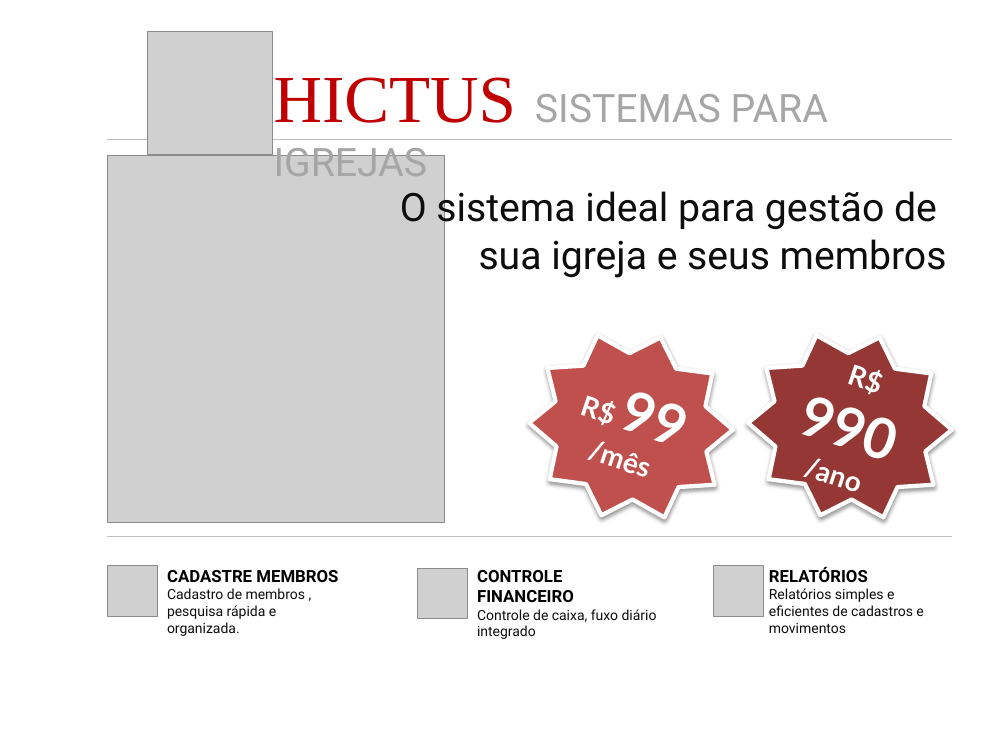
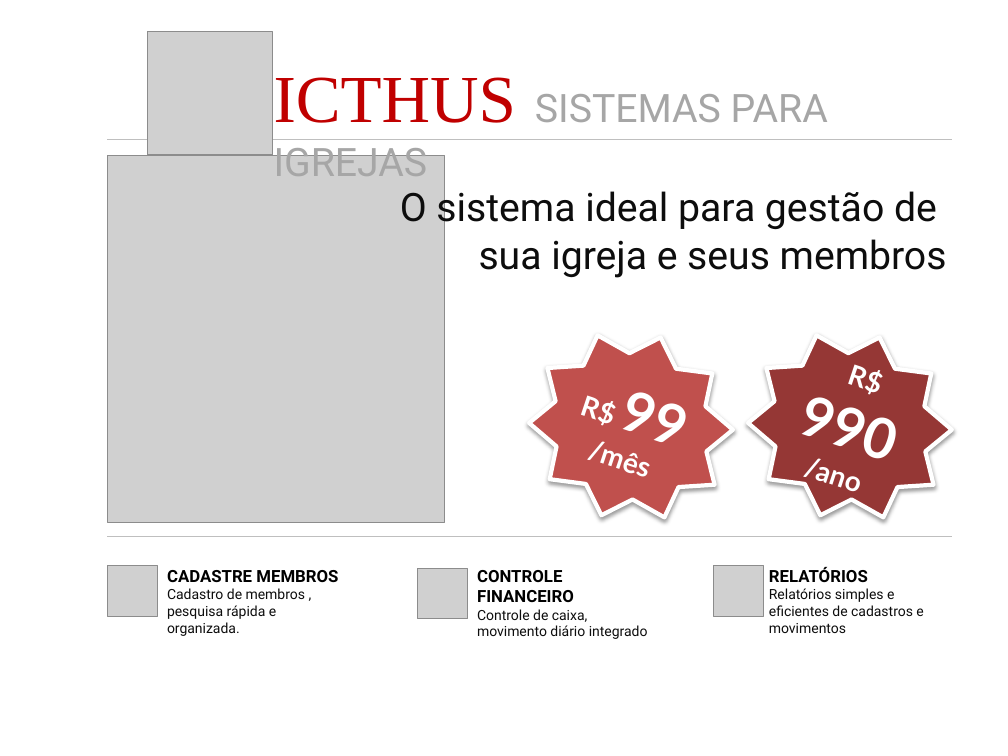
Before and after one commit to yanjustino/AdmCRRN, a slide deck: slide 1 of Documentos/portifolio.pptx. Drawn at 1008x756 pixels with LibreOffice and Linux fonts; fonts in the diff are those of the drawing; grey boxes stand for pictures. Boxes give left, top, right and bottom in pixels: in the first picture for what was removed or moved away, otherwise in the second. Text is boxed around its words. In the diff, an @@ line names an element or a change of style, - is before the commit and + after.

```diff
--- a/Documentos/portifolio.pptx
+++ b/Documentos/portifolio.pptx
@@ text at <box>274,77,828,176</box>: text changed @@
-HICTUS SISTEMAS PARA IGREJAS
+ICTHUS SISTEMAS PARA IGREJAS
@@ text at <box>477,609,648,639</box>: text changed @@
-Controle de caixa, fuxo diário integrado
+Controle de caixa, movimento diário integrado
```
Also in this commit, not shown: 9 other files.
